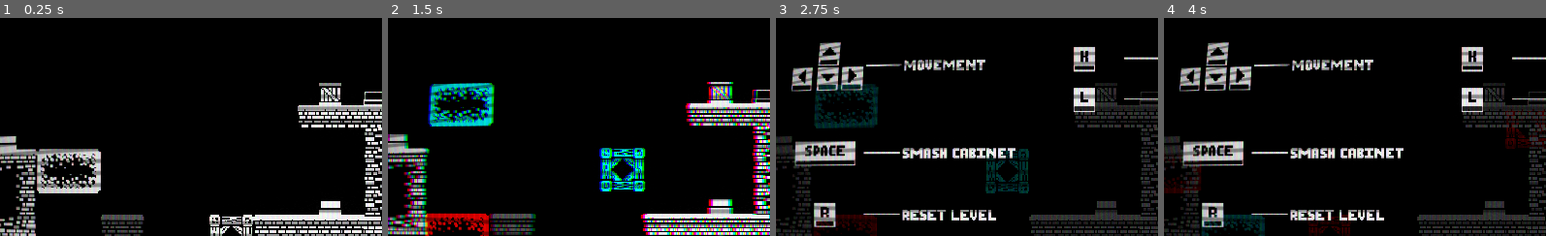
Above: before the commit, frames 1-4 (left to right).
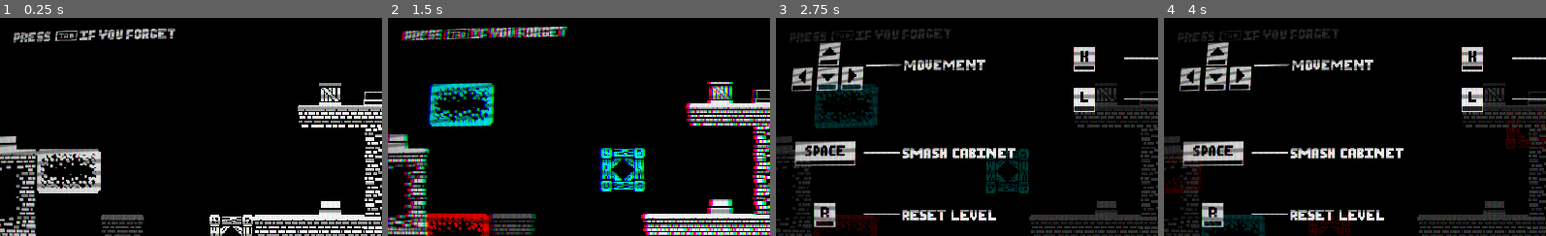
Above: after the commit, the same moments.

Repository: Shrimpsnail/Chroma-Dungeon
Game: Godot game, scene res://level3.5.tscn
Two runs of this game, one before a commit and one after it. Both use one fixed random seed, a clock stepped at 60 frames per second and the inputs below. This scene is started directly instead of the project's main scene. Sound files missing from this copy of the repository are replaced by a short silence.
Inputs:
- Up to frame 1 (0.25 s): no input
- Up to frame 2 (1.5 s): tap Enter (ui_accept) at 0.5 s; hold Tab (controls) 0.53-1.28 s; hold Right (right) from 0.53 s (still down); tap Up (jump) at 0.77 s; tap Space (smash) at 1.35 s
- Up to frame 3 (2.75 s): tap Up (jump) at 1.52 s; release Right (right) at 2.03 s; hold Left (left) from 2.03 s (still down); hold Tab (controls) from 2.03 s (still down)
- Up to frame 4 (4 s): release Left (left) at 2.78 s; release Tab (controls) at 2.78 s; hold Right (right) from 2.78 s (still down); tap Space (smash) at 2.85 s; tap Up (jump) at 3.02, 3.77 s; hold Tab (controls) from 3.53 s (still down)
The pictures show only the part of the screen within x 7-57%, y 10-60%; the shares and areas given below are measured in that part.

The runs differ from the first frame. In frame 1, 1.5% of the frame differs, in the area x 3-46%, y 4-12%; in frame 2, 2.0%, in the area x 3-47%, y 3-11%; in frame 3, 0.8%; in frame 4, 0.8%.
Error before the commit: Invalid access to property or key 'position' on a base object of type 'Nil'. (res://cyan_crate.gd:11)

Commit message:
small

Diff:
--- a/level1,5.tscn
+++ b/level1,5.tscn
@@ -16,7 +16,7 @@
 [ext_resource type="AudioStream" uid="uid://djoqym5topte" path="res://sounds/SLOWER-TEMPO2019-12-09_-_Retro_Forest_-_David_Fesliyan.mp3" id="14_sqcnk"]
 [ext_resource type="Script" path="res://controls.gd" id="15_lc332"]
 [ext_resource type="Texture2D" uid="uid://dt3jvteb7og23" path="res://textures/controls.png" id="16_48nn8"]
-[ext_resource type="Script" path="res://cyan_crate.gd" id="17_fakq0"]
+[ext_resource type="Script" path="res://cyan.gd" id="17_vnx1t"]
 
 [sub_resource type="TileSetAtlasSource" id="TileSetAtlasSource_g2wek"]
 texture = ExtResource("4_5ryol")
@@ -899,7 +899,7 @@
 texture = ExtResource("16_48nn8")
 
 [node name="cyan" type="Node2D" parent="." node_paths=PackedStringArray("blue", "green")]
-script = ExtResource("17_fakq0")
+script = ExtResource("17_vnx1t")
 blue = NodePath("../blue_player")
 green = NodePath("../green_player")
 
--- a/level2.5.tscn
+++ b/level2.5.tscn
@@ -969,10 +969,12 @@
 position = Vector2(280.5, 258.5)
 shape = SubResource("RectangleShape2D_qv5ao")
 
-[node name="cyan" type="Node2D" parent="." node_paths=PackedStringArray("blue", "green")]
+[node name="cyan" type="Node2D" parent="." node_paths=PackedStringArray("blue", "green", "cblue", "cgreen")]
 script = ExtResource("24_i108b")
 blue = NodePath("../blue_player")
 green = NodePath("../green_player")
+cblue = NodePath("../crate/blue_crate")
+cgreen = NodePath("../crate/green_crate")
 
 [connection signal="body_entered" from="Safe/switch1/switch" to="Level_manager" method="_on_switch_body_entered"]
 [connection signal="body_exited" from="Safe/switch1/switch" to="Level_manager" method="_on_switch_body_exited"]
--- a/level2.tscn
+++ b/level2.tscn
@@ -17,7 +17,7 @@
 [ext_resource type="Texture2D" uid="uid://jcqp7l1i4mio" path="res://textures/make it forget.png" id="13_fdd2a"]
 [ext_resource type="Script" path="res://controls.gd" id="17_sos8k"]
 [ext_resource type="Texture2D" uid="uid://dt3jvteb7og23" path="res://textures/controls.png" id="18_mcvw5"]
-[ext_resource type="Script" path="res://cyan_crate.gd" id="19_tk741"]
+[ext_resource type="Script" path="res://cyan.gd" id="19_imw8p"]
 [ext_resource type="AudioStream" uid="uid://djoqym5topte" path="res://sounds/SLOWER-TEMPO2019-12-09_-_Retro_Forest_-_David_Fesliyan.mp3" id="19_unu0t"]
 
 [sub_resource type="TileSetAtlasSource" id="TileSetAtlasSource_g2wek"]
@@ -923,7 +923,7 @@
 texture = ExtResource("18_mcvw5")
 
 [node name="cyan" type="Node2D" parent="." node_paths=PackedStringArray("blue", "green")]
-script = ExtResource("19_tk741")
+script = ExtResource("19_imw8p")
 blue = NodePath("../blue_player")
 green = NodePath("../green_player")
 
--- a/level3.5.tscn
+++ b/level3.5.tscn
@@ -24,6 +24,8 @@
 [ext_resource type="Script" path="res://softlock.gd" id="23_crlui"]
 [ext_resource type="Script" path="res://cyan_crate.gd" id="24_j5pqu"]
 [ext_resource type="Texture2D" uid="uid://s42m23xks17d" path="res://textures/softlocked.png" id="24_ljb1g"]
+[ext_resource type="Script" path="res://press.gd" id="24_ym0rx"]
+[ext_resource type="Texture2D" uid="uid://drqumamoh260k" path="res://textures/press_Tab.png" id="25_pgjiw"]
 
 [sub_resource type="Environment" id="Environment_0wu17"]
 background_mode = 3
@@ -986,6 +988,20 @@
 autoplay = true
 bus = &"Music"
 
+[node name="press" type="Node2D" parent="."]
+position = Vector2(391, 58)
+script = ExtResource("24_ym0rx")
+
+[node name="Sprite2D" type="Sprite2D" parent="press"]
+position = Vector2(-288, -16)
+texture = ExtResource("25_pgjiw")
+offset = Vector2(-0.48, 0)
+
+[node name="Timer" type="Timer" parent="press/Sprite2D"]
+wait_time = 5.0
+one_shot = true
+autostart = true
+
 [node name="controls" type="ColorRect" parent="."]
 visible = false
 material = SubResource("CanvasItemMaterial_sr647")
@@ -1014,10 +1030,12 @@
 position = Vector2(280.5, 258.5)
 shape = SubResource("RectangleShape2D_ifi3d")
 
-[node name="cyan" type="Node2D" parent="." node_paths=PackedStringArray("blue", "green")]
+[node name="cyan" type="Node2D" parent="." node_paths=PackedStringArray("blue", "green", "cblue", "cgreen")]
 script = ExtResource("24_j5pqu")
 blue = NodePath("../blue_player")
 green = NodePath("../green_player")
+cblue = NodePath("../crate/blue_crate")
+cgreen = NodePath("../crate/green_crate")
 
 [connection signal="body_entered" from="Safe/switch1/switch" to="Level_manager" method="_on_switch_body_entered"]
 [connection signal="body_exited" from="Safe/switch1/switch" to="Level_manager" method="_on_switch_body_exited"]
@@ -1035,4 +1053,5 @@
 [connection signal="body_entered" from="blue_player/Glitch" to="blue_player" method="_on_glitch_body_entered"]
 [connection signal="body_entered" from="Exit/Area2D" to="Exit" method="_on_area_2d_body_entered"]
 [connection signal="body_exited" from="Exit/Area2D" to="Exit" method="_on_area_2d_body_exited"]
+[connection signal="timeout" from="press/Sprite2D/Timer" to="press" method="_on_timer_timeout"]
 [connection signal="body_entered" from="softlock/Area2D" to="softlock" method="_on_area_2d_body_entered"]
--- a/project.godot
+++ b/project.godot
@@ -32,6 +32,10 @@
 "events": [Object(InputEventKey,"resource_local_to_scene":false,"resource_name":"","device":0,"window_id":0,"alt_presse …(181 unchanged characters)…
 , Object(InputEventKey,"resource_local_to_scene":false,"resource_name":"","device":0,"window_id":0,"alt_pressed":false,"shift_pressed":false,"ctrl_pressed":false,"meta_pressed":false,"pressed":false,"keycode":4194310,"physical_keycode":0,"key_label":0,"unicode":0,"echo":false,"script":null)
 ]
+}
+ui_cancel={
+"deadzone": 0.5,
+"events": []
 }
 left={
 "deadzone": 0.5,
Not shown, changed: export_presets.cfg
Not shown: 1 places in level3.5.tscn that only renumber resources
Binary file added: textures/press_Tab.png
Not shown, added: textures/press_Tab.png.import
Not shown, changed: html/chroma_dungeon.pck
Not shown, added: html1.0.zip
Not shown, added: windows/chroma_dungeon-windows-1.0.zip
Not shown, added: windows/chroma_dungeon.console.exe
Not shown, added: windows/chroma_dungeon.exe
Not shown, added: windows/chroma_dungeon.pck
Not shown, changed: windows/test.zip
Not shown, removed: windows/windows.console.exe
(and 2 more such lines)
